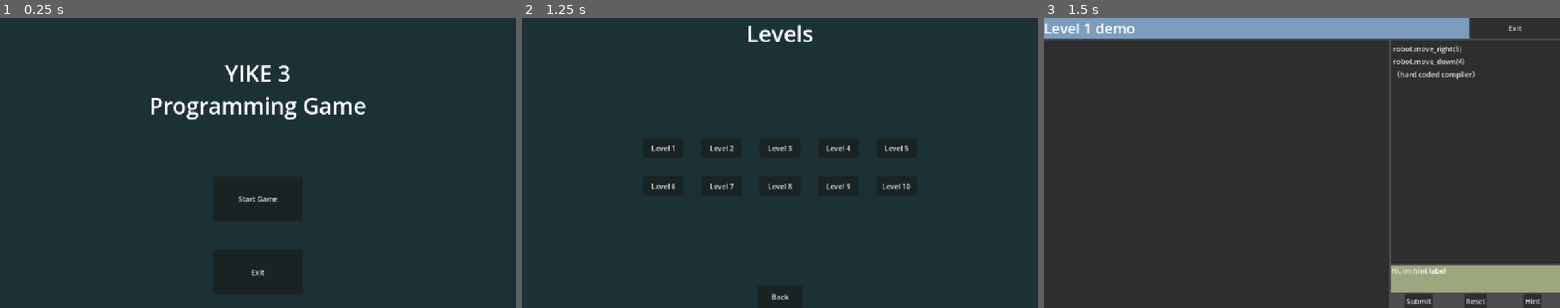
Above: before the commit, frames 1-3 (left to right).
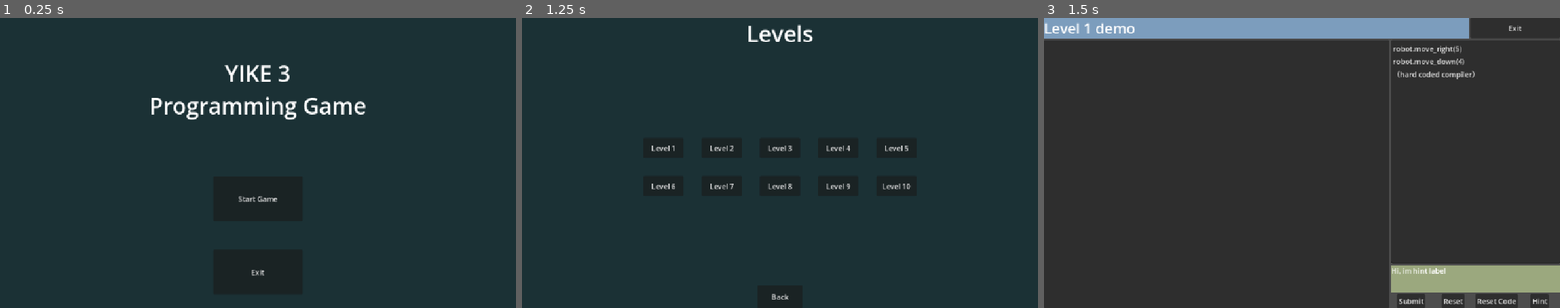
Above: after the commit, the same moments.

Repository: kingsley852412/FYP-YIKE-3-
Game: Godot game, scene res://start_menu.tscn
Two runs of this game, one before a commit and one after it. Both use one fixed random seed, a clock stepped at 60 frames per second and the inputs below. The project has no main scene, so this scene is started directly.
Inputs:
- Up to frame 1 (0.25 s): no input
- Up to frame 2 (1.25 s): click "Start Game" at 0.5 s
- Up to frame 3 (1.5 s): click "Level 2" at 1.25 s

Frames 1-2 are identical in both runs. In frame 3, 0.9% of the frame differs, in the area x 68-98%, y 95-100%.
Error before the commit: Assertion failed: .tscn not found in LEVEL_PATH (res://level.gd:68)
Error after the commit: Assertion failed: .tscn not found in LEVEL_PATH (res://level.gd:81)

Commit message:
implemented code reset button in Level
in Level, a "reset code" button is added to reset code input box to default text,

default texts are stored in a Dictionary, in level.gd

Diff:
--- a/level.gd
+++ b/level.gd
@@ -17,6 +17,10 @@
 
 ## Resets the level to its starting state. Disabled during execution.
 @onready var reset_button: Button = $VBoxContainer/HBoxContainer/VBoxContainer/HBoxContainer/ResetButton
+
+## reset code entry box's content to default text
+@onready var reset_code_button: Button = $VBoxContainer/HBoxContainer/VBoxContainer/HBoxContainer/ResetCodeButton
+
 
 ## Shows the next hint in the level's hint list.
 @onready var hint_button: Button = $VBoxContainer/HBoxContainer/VBoxContainer/HBoxContainer/HintButton
@@ -49,6 +53,14 @@
 
 }
 
+## default text in code entry box for each level
+const DEFAULT_CODE_TEXT: Dictionary = {
+	1: "robot.move_right(5)
+robot.move_down(4)
+（hard coded compiler）",
+
+}
+
 ## Builds the level UI: instantiates the level scene, embeds it, and connects
 ## the three buttons.
 ##
@@ -59,11 +71,12 @@
 ## [br]3. Call [method GameMapScene.setup] with parameter [member hint_label].
 ## [br]4. Connect the buttons.
 func _ready() -> void:
+	var current_level: int = SceneManager.selected_level
 
 	# make an instance of level1 gameMapScene, set its script,
 	# so that it knows its a gameMapScene class, otherwise casting as gameMapScene will FAIL
-	var scene_path = LEVEL_PATHS.get(SceneManager.selected_level, "")
-	var script_path = LEVEL_SCRIPT_PATHS.get(SceneManager.selected_level, "")
+	var scene_path = LEVEL_PATHS.get(current_level, "")
+	var script_path = LEVEL_SCRIPT_PATHS.get(current_level, "")
 
 	assert(scene_path != "", ".tscn not found in LEVEL_PATH")
 	assert(script_path != "", ".gd not found in LEVEL_PATH")
@@ -71,12 +84,14 @@
 	var inst : Node = load(scene_path).instantiate()
 	inst.set_script(load(script_path))
 
-	# initiating the GameMapScene node
+	# set up the GameMapScene node
 	game_map_scene = inst as GameMapScene
-
 	panel.add_child(game_map_scene)
 
 	game_map_scene.setup(hint_label)
+
+	# initializing code input box to default text content
+	reset_code_input(current_level)
 
 	## Submit handler.
 	## Resets the level, runs the player's code, and locks Submit + Reset for
@@ -100,6 +115,10 @@
 		game_map_scene.level_reset
 	)
 
+	reset_code_button.pressed.connect(
+		reset_code_input.bind(SceneManager.selected_level)
+	)
+
 	## Hint handler. Cycles the level's hint list and shows the next hint entry.
 	hint_button.pressed.connect(
 		game_map_scene.refresh_hint
@@ -110,3 +129,9 @@
 # Called every frame. 'delta' is the elapsed time since the previous frame.
 func _process(delta: float) -> void:
 	pass
+
+func reset_code_input(selected_level: int) -> void:
+	var default_code: String = DEFAULT_CODE_TEXT.get(selected_level, "")
+	assert(default_code != "", "default code not defined, or empty")
+
+	code_text_edit.text = default_code
--- a/level.tscn
+++ b/level.tscn
@@ -86,6 +86,10 @@
 size_flags_horizontal = 6
 text = "Reset"
 
+[node name="ResetCodeButton" type="Button" parent="VBoxContainer/HBoxContainer/VBoxContainer/HBoxContainer" unique_id=1691948934]
+layout_mode = 2
+text = "Reset Code"
+
 [node name="HintButton" type="Button" parent="VBoxContainer/HBoxContainer/VBoxContainer/HBoxContainer" unique_id=272316367]
 layout_mode = 2
 size_flags_horizontal = 6
